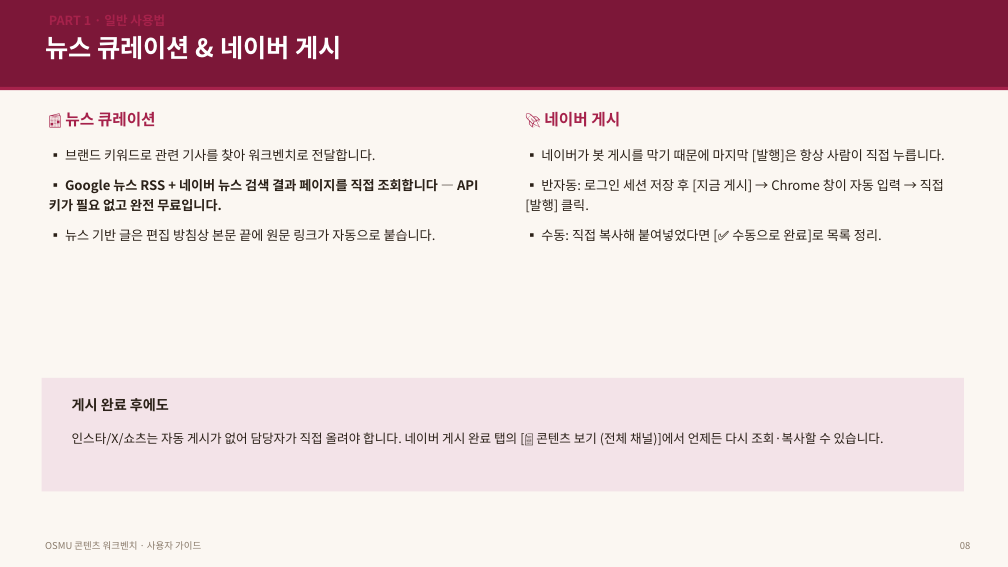
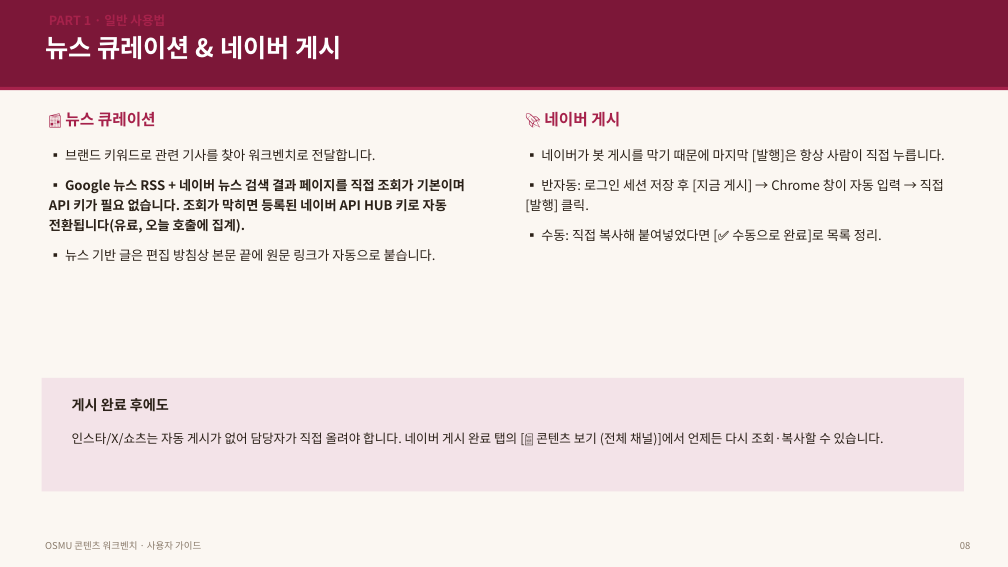
Before and after one commit to JaewooLee-AI/OSMU_cjc, a slide deck: slide 9 of docs/OSMU_사용자_가이드.pptx. Drawn at 1008x567 pixels with LibreOffice and Linux fonts; fonts in the diff are those of the drawing. Boxes give left, top, right and bottom in pixels: in the first picture for what was removed or moved away, otherwise in the second. Text is boxed around its words. In the diff, an @@ line names an element or a change of style, - is before the commit and + after.

```diff
--- a/docs/OSMU_사용자_가이드.pptx
+++ b/docs/OSMU_사용자_가이드.pptx
@@ text at box(49, 179, 465, 233): text changed @@
-▪ Google 뉴스 RSS + 네이버 뉴스 검색 결과 페이지를 직접 조회합니다 — API 키가 필요 없고 완전 무료입니다.
+▪ Google 뉴스 RSS + 네이버 뉴스 검색 결과 페이지를 직접 조회가 기본이며 API 키가 필요 없습니다. 조회가 막히면 등록된 네이버 API HUB 키로 자동 전환됩니다(유료, 오늘 호출에 집계).
```
Also in this commit, not shown: 2 other slides changed, 3 other files.
